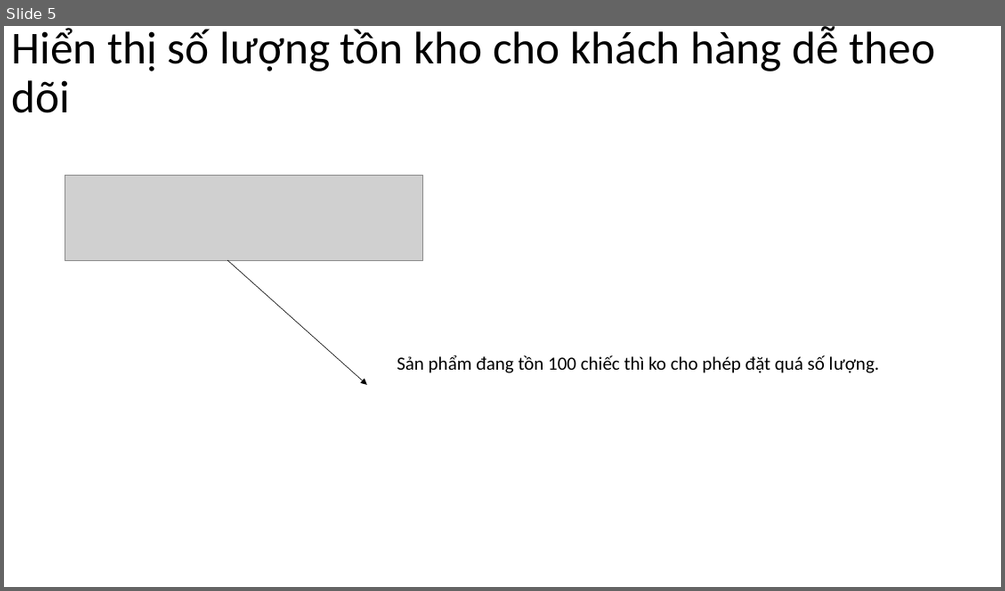
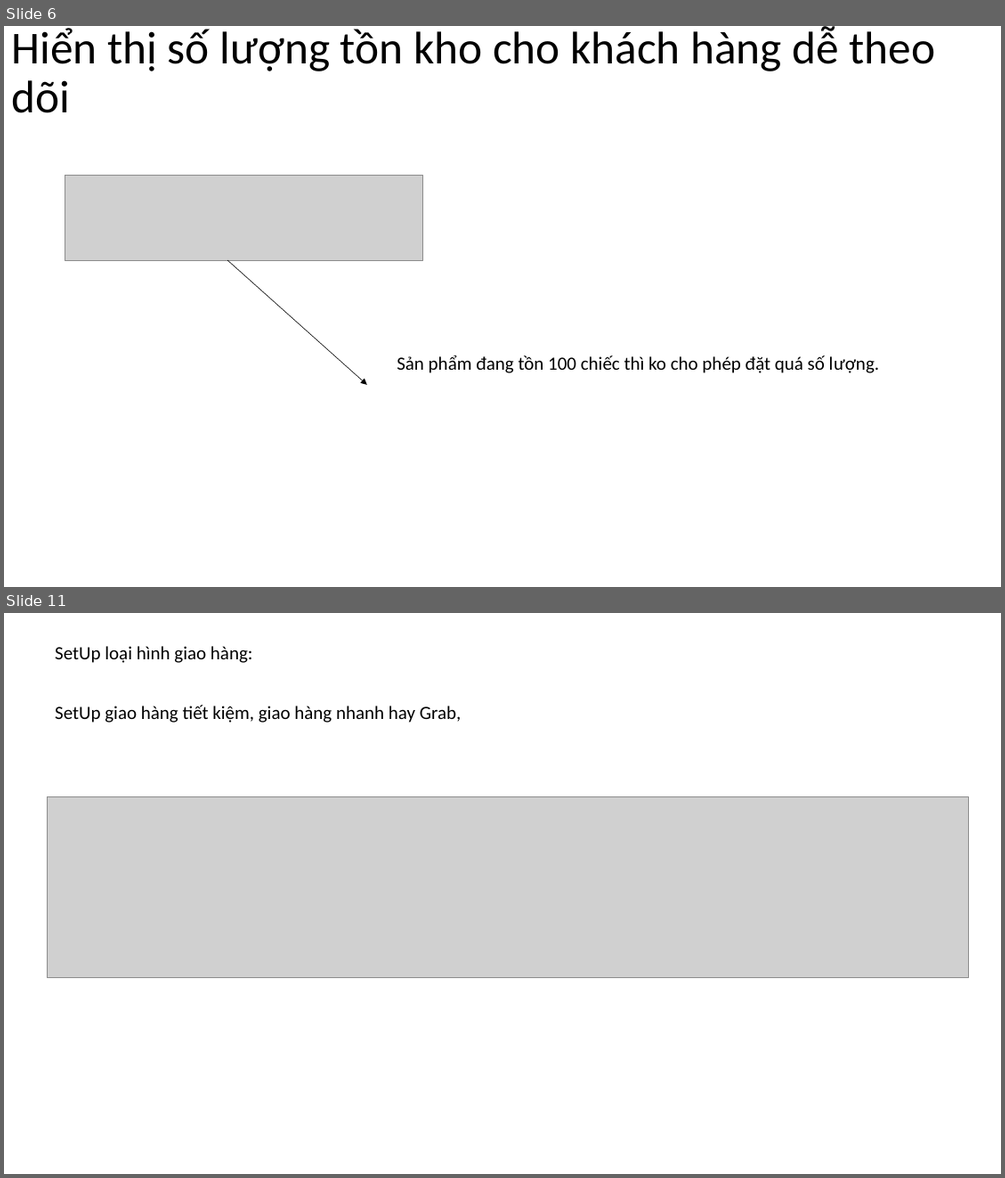
Before and after one commit to DangVanDoan05/WordPress, a slide deck: Woocommerce Toàn Tập A - Z.pptx. Shown one above the other, each under a label of ours: slide 5 before the commit, slides 6 and 11 after it; the slides between them are not shown. The pictures are 1005x591 and 1005x1178 pixels, drawn with LibreOffice and Linux fonts; fonts in the diff are those of the drawing; grey boxes stand for pictures. Boxes give left, top, right and bottom in pixels: in the first picture for what was removed or moved away, otherwise in the second. Text is boxed around its words. In the diff, an @@ line names an element or a change of style, - is before the commit and + after.

```diff
--- a/Woocommerce Toàn Tập A - Z.pptx
+++ b/Woocommerce Toàn Tập A - Z.pptx
@@ slide 11 added at (x1=4, y1=613, x2=1001, y2=1174), background #FFFFFF @@
@@ text added at (x1=55, y1=646, x2=253, y2=663), 18 pt, text #000000 @@
+SetUp loại hình giao hàng:
@@ text added at (x1=55, y1=705, x2=461, y2=722), 18 pt, text #000000 @@
+SetUp giao hàng tiết kiệm, giao hàng nhanh hay Grab,
@@ picture added at (x1=48, y1=797, x2=968, y2=978) @@
@@ what was slide 5 is now slide 6 @@
```
Also in this commit, not shown: 2 slides changed, 12 other slides added, 2 slides removed, 1 other file.
